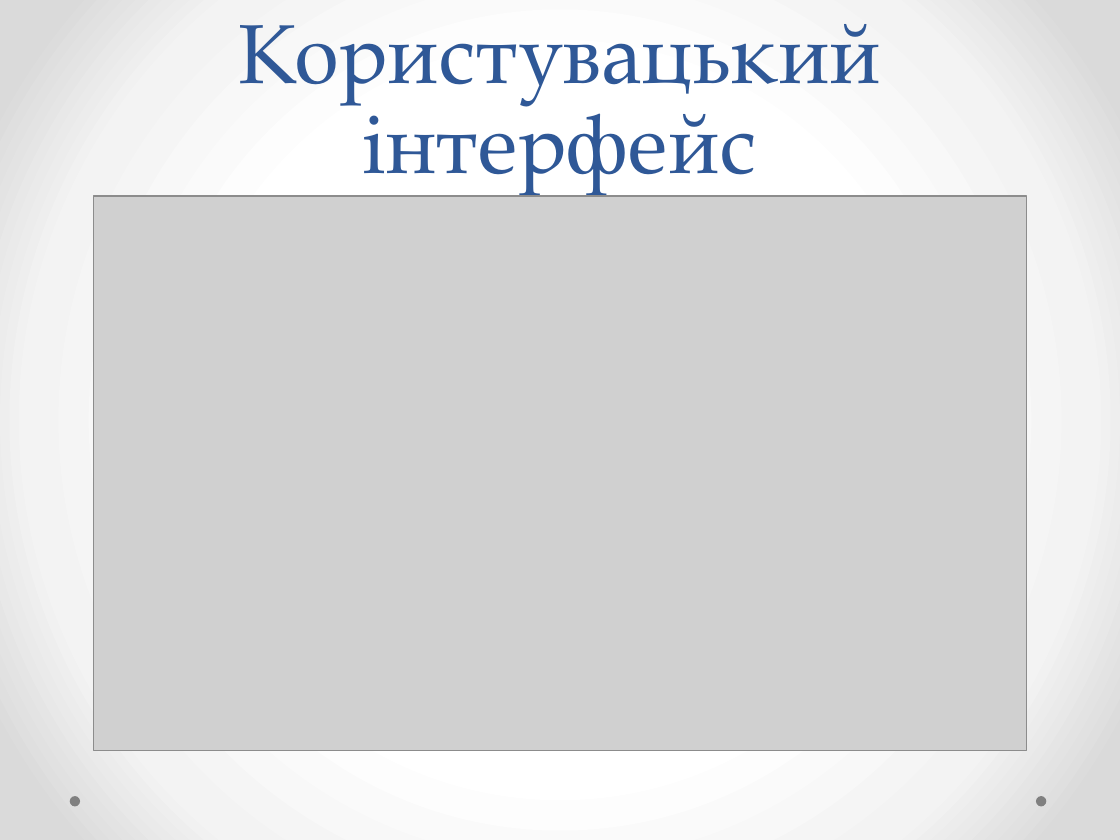
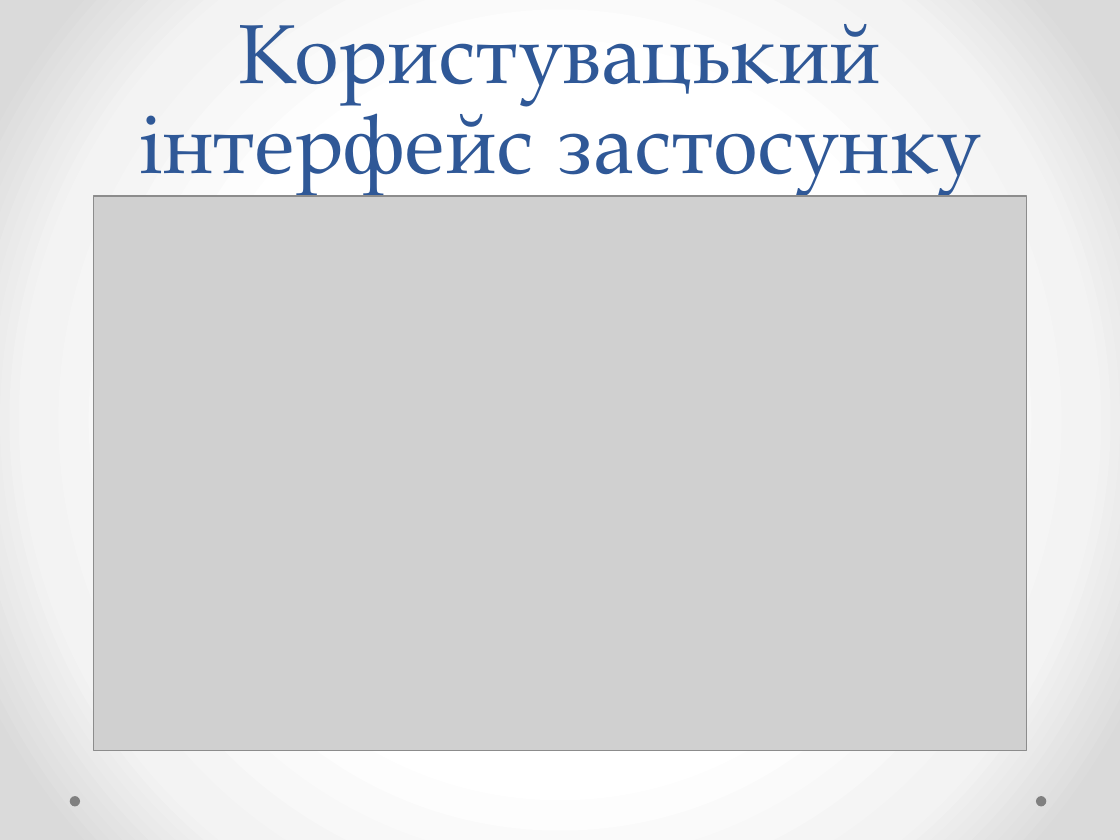
Before and after one commit to YaroslavGozak/University, a slide deck: slide 11 of Диплом/Розробка застосунку Месенджер.pptx. Drawn at 1120x840 pixels with LibreOffice and Linux fonts; fonts in the diff are those of the drawing; grey boxes stand for pictures. Boxes give left, top, right and bottom in pixels: in the first picture for what was removed or moved away, otherwise in the second. Text is boxed around its words. In the diff, an @@ line names an element or a change of style, - is before the commit and + after.

```diff
--- a/Диплом/Розробка застосунку Месенджер.pptx
+++ b/Диплом/Розробка застосунку Месенджер.pptx
@@ title at (139, 24, 980, 194): text changed @@
-Користувацький інтерфейс
+Користувацький інтерфейс застосунку
```
Also in this commit, not shown: 2 other slides changed, 7 slides added, 8 slides removed, 5 other files.
